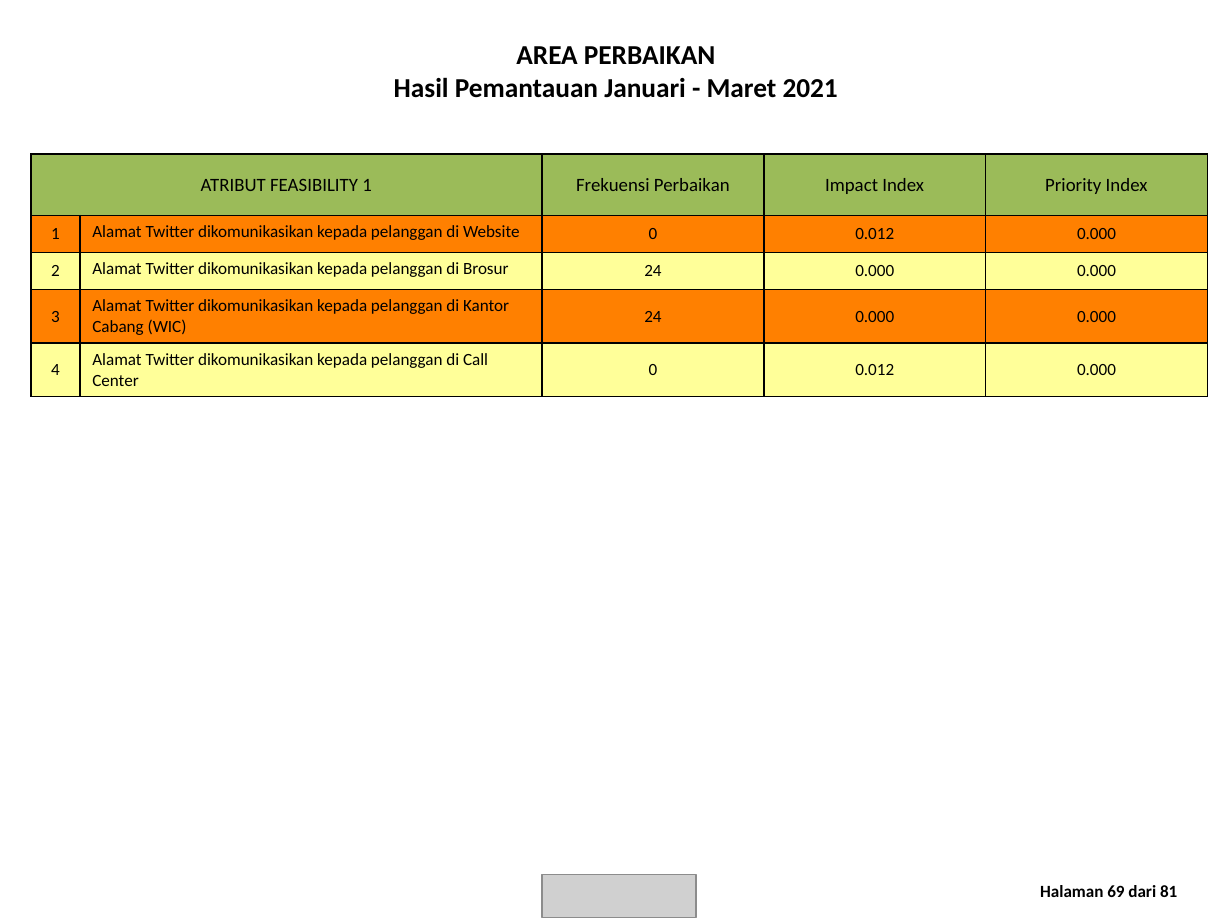
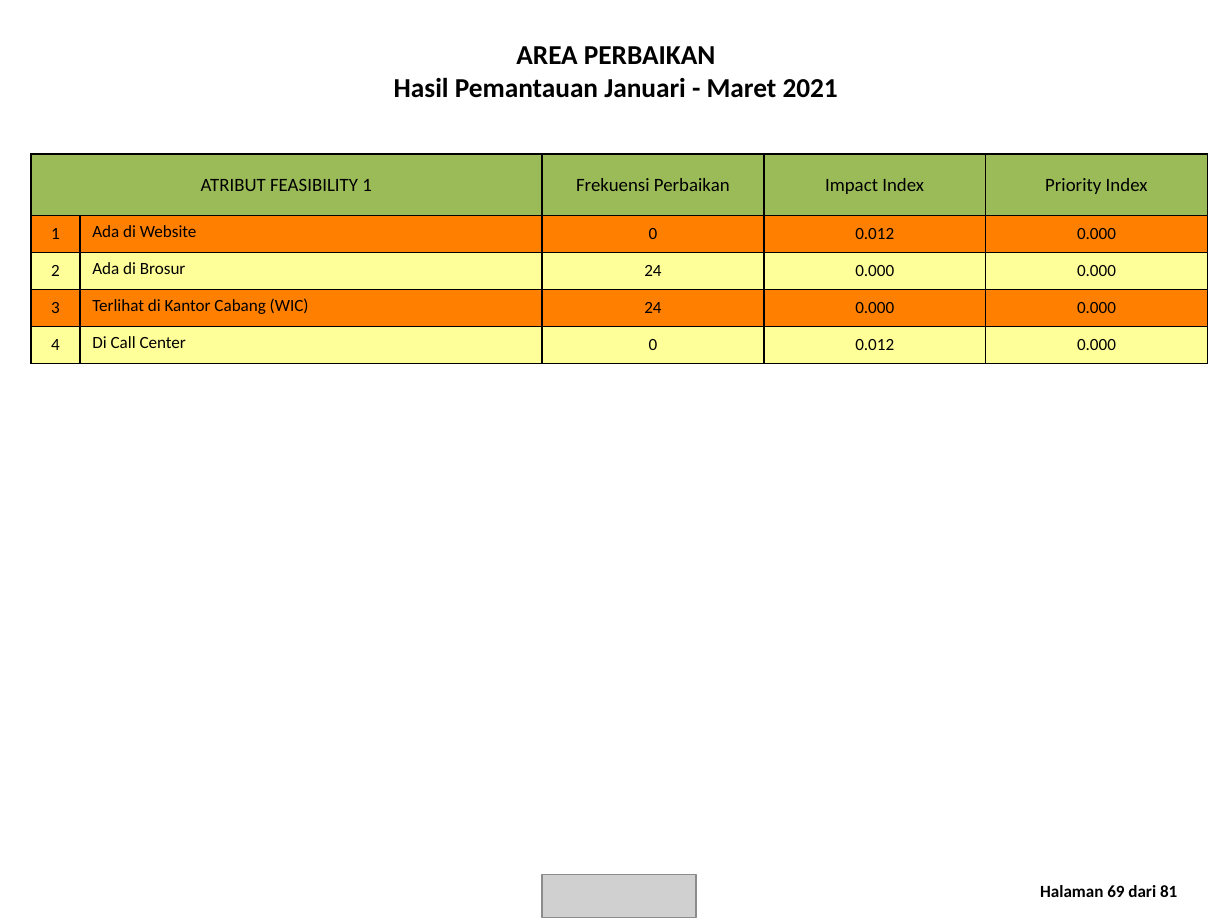
Before and after one commit to datateamFrontier/sei_automation, a slide deck: slide 70 of laporan/Laporan twitter @GardaOto 2021.pptx. Drawn at 1232x924 pixels with LibreOffice and Linux fonts; fonts in the diff are those of the drawing; grey boxes stand for pictures. Boxes give left, top, right and bottom in pixels: in the first picture for what was removed or moved away, otherwise in the second. Text is boxed around its words. In the diff, an @@ line names an element or a change of style, - is before the commit and + after.

```diff
--- a/laporan/Laporan twitter @GardaOto 2021.pptx
+++ b/laporan/Laporan twitter @GardaOto 2021.pptx
@@ table at [31, 154, 1207, 363] @@
-row 2, column 2: Alamat Twitter dikomunikasikan kepada pelanggan di Website
+row 2, column 2: Ada di Website
-row 3, column 2: Alamat Twitter dikomunikasikan kepada pelanggan di Brosur
+row 3, column 2: Ada di Brosur
-row 4, column 2: Alamat Twitter dikomunikasikan kepada pelanggan di Kantor Cabang (WIC)
+row 4, column 2: Terlihat di Kantor Cabang (WIC)
-row 5, column 2: Alamat Twitter dikomunikasikan kepada pelanggan di Call Center
+row 5, column 2: Di Call Center
```
Also in this commit, not shown: 37 other slides changed, 44 other files.
